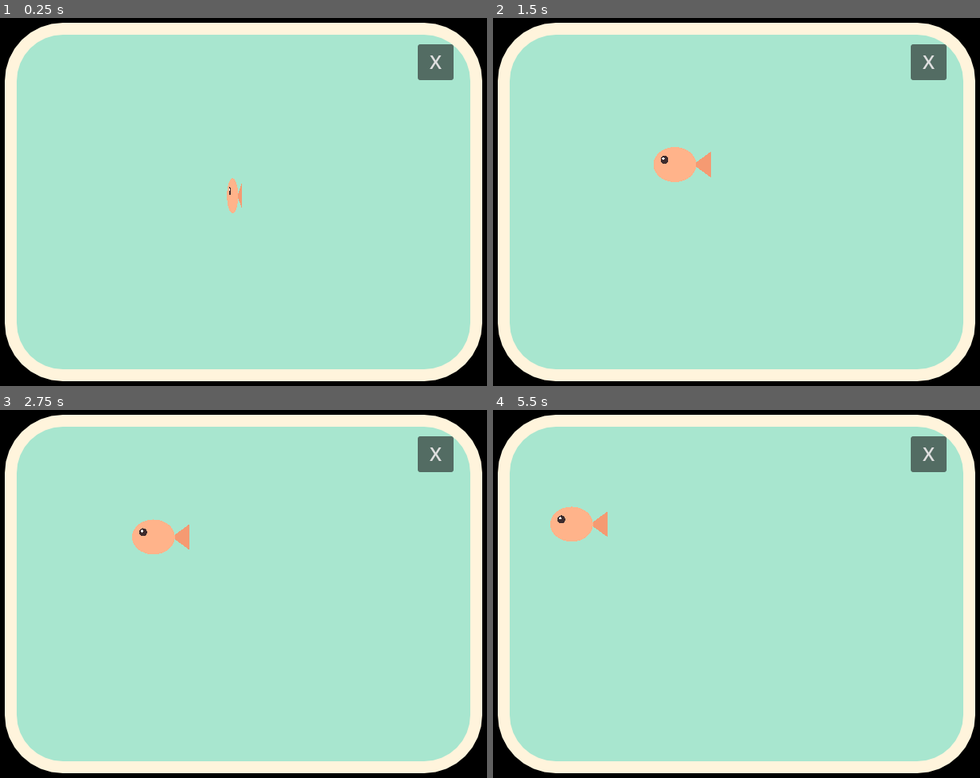
Above: before the commit, frames 1-4 (two rows, left to right).
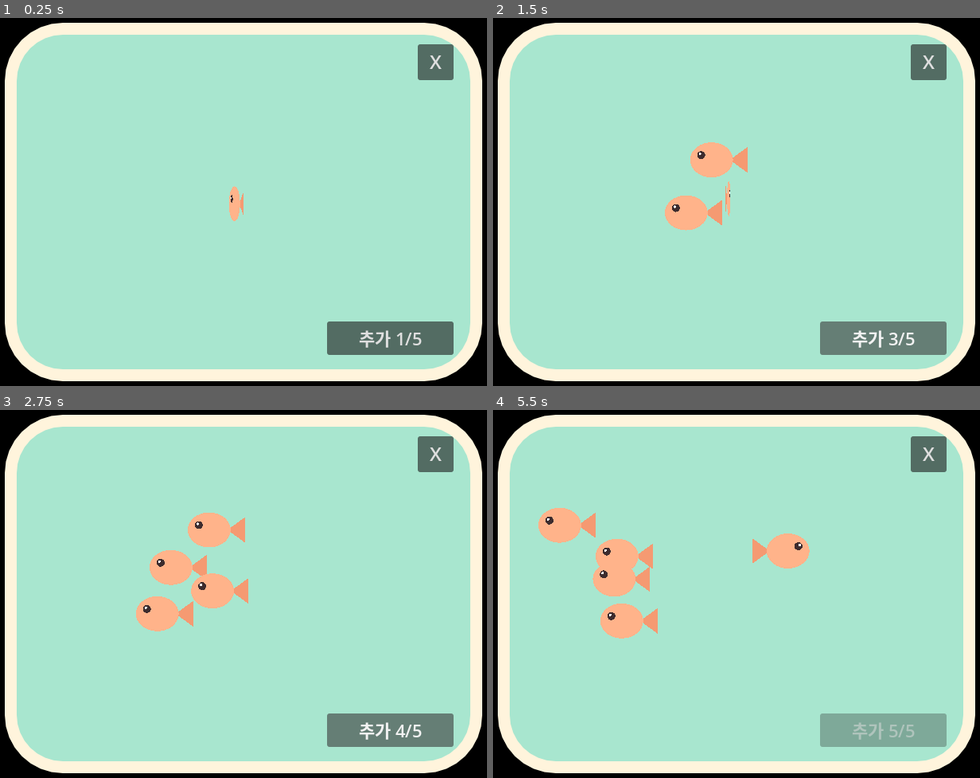
Above: after the commit, the same moments.

Repository: onlyhappiness/mauve
Game: Godot game, scene res://main.tscn
The game is run twice, just before and just after one commit, with the same random seed, the same clock (stepped at 60 frames per second) and the same inputs.
Inputs (mouse positions are in pixels of both pictures, inside the frame that each line leads up to):
- Up to frame 1 (0.25 s): no input
- Up to frame 2 (1.5 s): click (882, 338) at 0.5 s, where only the run after the commit has a clickable "추가 1/5"; click (882, 338) at 1.25 s, where only the run after the commit has a clickable "추가 2/5"
- Up to frame 3 (2.75 s): click (389, 730) at 2 s, where only the run after the commit has a clickable "추가 3/5"
- Up to frame 4 (5.5 s): click (882, 730) at 2.75 s, where only the run after the commit has a clickable "추가 4/5"

The runs differ from the first frame. In frame 1, 2.5% of the frame differs, in the area x 46-94%, y 43-92%; in frame 2, 4.6%; in frame 3, 6.2%, in the area x 27-94%, y 27-92%; in frame 4, 6.0%.

Commit message:
D03: 추가 버튼으로 물고기 최대 5마리
- Aquarium에서 최대 마릿수(MAX_FISH=5)와 물고기 생성(add_fish)을 관리
- 시작 시 1마리 생성, 직접 배치하던 Fish 노드 제거
- 어항 오른쪽 아래 추가 버튼, "추가 n/5" 표시와 5마리에서 비활성화

Co-Authored-By: Claude Opus 5.5 <noreply@anthropic.com>

Diff:
--- a/aquarium.gd
+++ b/aquarium.gd
@@ -1,13 +1,38 @@
 class_name Aquarium
 extends Node2D
+
+signal fish_count_changed(count: int)
 
 # 어항이 차지하는 영역(창 기준 논리 픽셀). 이 바깥은 투명하게 남는다.
 const TANK_RECT := Rect2(60, 45, 600, 450)
 const BORDER_WIDTH := 15
 const CORNER_RADIUS := 72
+const MAX_FISH := 5
 
 const BORDER_COLOR := Color("fff4dc")  # 크림색 테두리
 const WATER_COLOR := Color("a8e6cf")  # 민트색 물
+
+@export var fish_scene: PackedScene
+
+var fish_count := 0
+
+
+func _ready() -> void:
+	add_fish()
+
+
+# 생성 경로를 한곳으로 모아 버튼 이외의 호출에서도 최대 마릿수를 지킨다.
+func add_fish() -> bool:
+	if fish_count >= MAX_FISH:
+		return false
+
+	var fish := fish_scene.instantiate() as Node2D
+	# _ready()에서 목적지를 고르기 전에 안전한 시작 위치를 설정한다.
+	fish.position = TANK_RECT.get_center()
+	add_child(fish)
+	fish_count += 1
+	fish_count_changed.emit(fish_count)
+	return true
 
 
 func _draw() -> void:
--- a/main.gd
+++ b/main.gd
@@ -1,10 +1,15 @@
 extends Node2D
 
 @onready var close_button: Button = $CloseButton
+@onready var add_button: Button = $AddButton
+@onready var aquarium: Aquarium = $Aquarium
 
 
 func _ready() -> void:
 	close_button.pressed.connect(_on_close_button_pressed)
+	add_button.pressed.connect(_on_add_button_pressed)
+	aquarium.fish_count_changed.connect(_update_add_button)
+	_update_add_button(aquarium.fish_count)
 	_set_click_area(Aquarium.TANK_RECT)
 	_move_to_bottom_right()
 
@@ -32,3 +37,12 @@
 
 func _on_close_button_pressed() -> void:
 	get_tree().quit()
+
+
+func _on_add_button_pressed() -> void:
+	aquarium.add_fish()
+
+
+func _update_add_button(count: int) -> void:
+	add_button.text = "추가 %d/%d" % [count, Aquarium.MAX_FISH]
+	add_button.disabled = count >= Aquarium.MAX_FISH
--- a/main.tscn
+++ b/main.tscn
@@ -9,9 +9,7 @@
 
 [node name="Aquarium" type="Node2D" parent="."]
 script = ExtResource("2_aquarium")
-
-[node name="Fish" parent="Aquarium" instance=ExtResource("3_fish")]
-position = Vector2(360, 270)
+fish_scene = ExtResource("3_fish")
 
 [node name="CloseButton" type="Button" parent="."]
 offset_left = 579.0
@@ -20,3 +18,11 @@
 offset_bottom = 117.0
 theme_override_font_sizes/font_size = 24
 text = "X"
+
+[node name="AddButton" type="Button" parent="."]
+offset_left = 465.0
+offset_top = 420.0
+offset_right = 624.0
+offset_bottom = 462.0
+theme_override_font_sizes/font_size = 22
+text = "추가"
